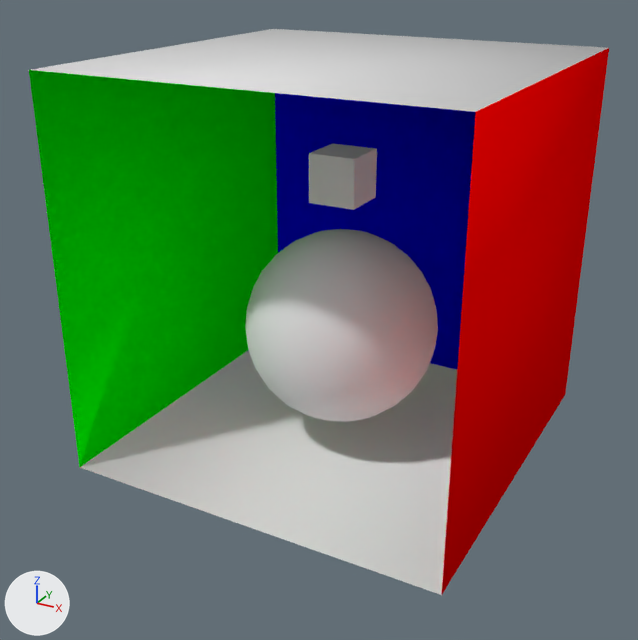
Renders of the Blender file res/sphere_box.blend from each side of a commit.
Camera for both pictures: a 50 mm camera at (1.096, -2.13, 0.907) aimed at (-0.028, -0.085, -0.115). Arrows for +X, +Y and +Z are at lower left; the lights stay in place.

The older version as bpy lines, for what is in view:
```python
me_cube = bpy.data.meshes.new('Cube')
me_cube.from_pydata(...)  # a box spanning x -1.0..1.0, y -1.0..1.0, z -1.0..1.0
me_cube_003 = bpy.data.meshes.new('Cube.003')
me_cube_003.from_pydata([(-1.0, -1.0, -1.0), (-1.0, -1.0, 1.0), (-1.0, 1.0, -1.0), (-1.0, 1.0, 1.0), (1.0, -1.0, -1.0), (1.0, -1.0, 1.0), (1.0, 1.0, -1.0), (1.0, 1.0, 1.0)], [], [(0, 2, 3, 1), (2, 6, 7, 3), (6, 4, 5, 7), (2, 0, 4, 6), (7, 5, 1, 3)])
me_cube_003.polygons.foreach_set('use_smooth', [True] * 5)
for i in [1]: me_cube_003.polygons[i].material_index = 1
for i in [0]: me_cube_003.polygons[i].material_index = 2
for i in [2]: me_cube_003.polygons[i].material_index = 3
me_cube_003.materials.append(mat_white)  # white #e7e7e7
me_cube_003.materials.append(mat_blue)  # blue #0000ff
me_cube_003.materials.append(mat_green)  # green #00ff00
me_cube_003.materials.append(mat_red)  # red #ff0000
me_sphere = bpy.data.meshes.new('Sphere')
me_sphere.from_pydata(...)  # a UV sphere (32 segments, 16 rings, poles along z) spanning x -1.0..1.0, y -1.0..1.0, z -1.0..1.0
me_sphere.polygons.foreach_set('use_smooth', [True] * 512)
me_sphere.materials.append(mat_white_001)  # white #e7e7e7
ob_cube = bpy.data.objects.new('Cube', me_cube_003)
ob_cube.location = (0.0, 0.0, 0.048)
ob_cube.scale = (0.558, 0.558, 0.558)
ob_cube_001 = bpy.data.objects.new('Cube.001', me_cube)
ob_cube_001.location = (0.0, 0.0, 0.292)
ob_cube_001.rotation_euler = (-1.571, 0.0, 0.0)  # degrees (-90, 0, 0)
ob_cube_001.scale = (0.069, 0.069, 0.069)
ob_sphere = bpy.data.objects.new('Sphere', me_sphere)
ob_sphere.location = (0.0, 0.0, -0.159)
ob_sphere.rotation_euler = (0.0, 0.0, 0.75)  # degrees (0, 0, 43)
ob_sphere.scale = (0.284, 0.284, 0.284)
```
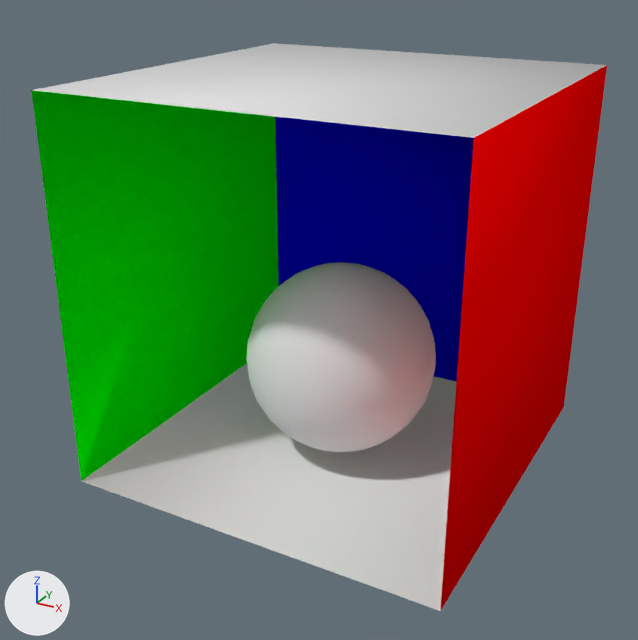
Where the newer file only moved an object's origin or applied its transform, the numbers keep the older frame.

Edits to the scene script, one JSON object a line:
```json
{"block": "me_sphere", "where": "me_sphere.from_pydata(...)  # 482 vertices, 512 faces; spans x -1.0..1.0, y -1.0..1.0, z -1.0..1.0"}
{"block": "me_sphere", "where": "# used by ob_sphere; location = (0.0, 0.0, -0.159); rotation_euler = (0.0, 0.0, 0.75), in degrees (0, 0, 43); scale = (0.284, 0.284, 0.284)"}
{"block": "me_sphere", "change": "me_sphere part 1: the whole mesh is moved by (0.0, 0.0, -0.37)"}
{"block": "me_cube_003", "where": "me_cube_003.from_pydata(...)  # 8 vertices, 5 faces; spans x -1.0..1.0, y -1.0..1.0, z -1.0..1.0"}
{"block": "me_cube_003", "where": "# used by ob_cube; location = (0.0, 0.0, 0.048); scale = (0.558, 0.558, 0.558)"}
{"block": "me_cube_003", "change": "me_cube_003 part 2: the whole mesh is moved by (0.0, 0.0, -0.09)"}
{"op": "remove", "block": "ob_cube_001", "code": ["ob_cube_001 = bpy.data.objects.new('Cube.001', me_cube)", "ob_cube_001.location = (0.0, 0.0, 0.292)", "ob_cube_001.rotation_euler = (-1.571, 0.0, 0.0)  # degrees (-90, 0, 0)", "ob_cube_001.scale = (0.069, 0.069, 0.069)"]}
```

Changed parts and their boxes [x1, y1, x2, y2] in the pictures (638 x 640 px):
```json
{"object": "Cube", "change": "mesh moved", "before": [29, 29, 609, 595], "after": [31, 43, 607, 611]}
{"object": "Sphere", "change": "mesh moved", "before": [245, 229, 438, 421], "after": [246, 262, 436, 452]}
{"object": "Cube.001", "change": "deleted", "before": [309, 144, 377, 210]}
```
